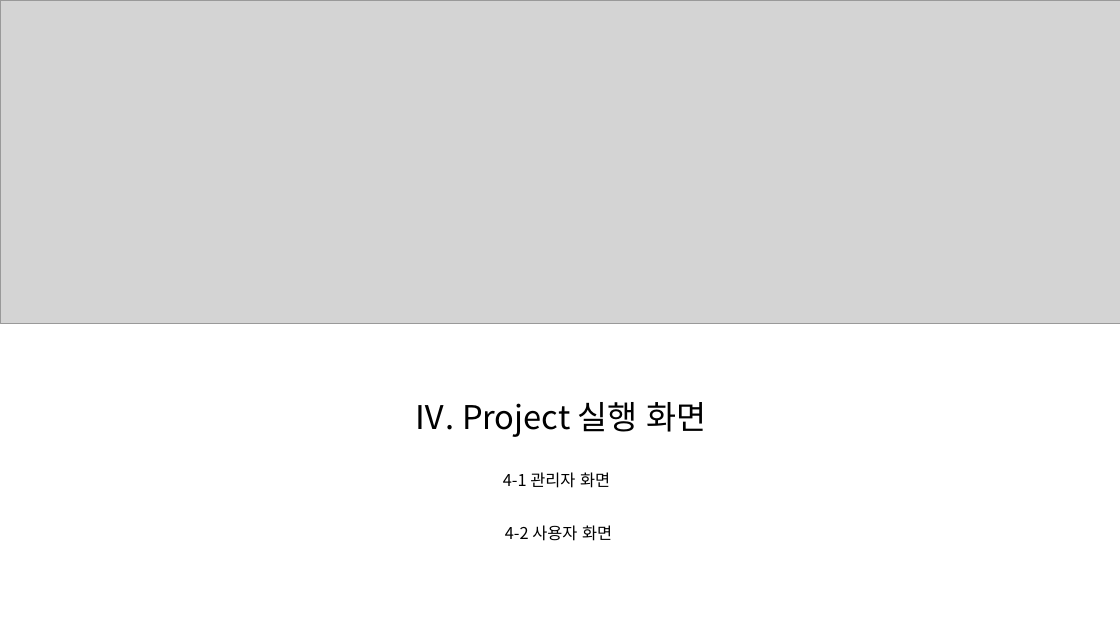
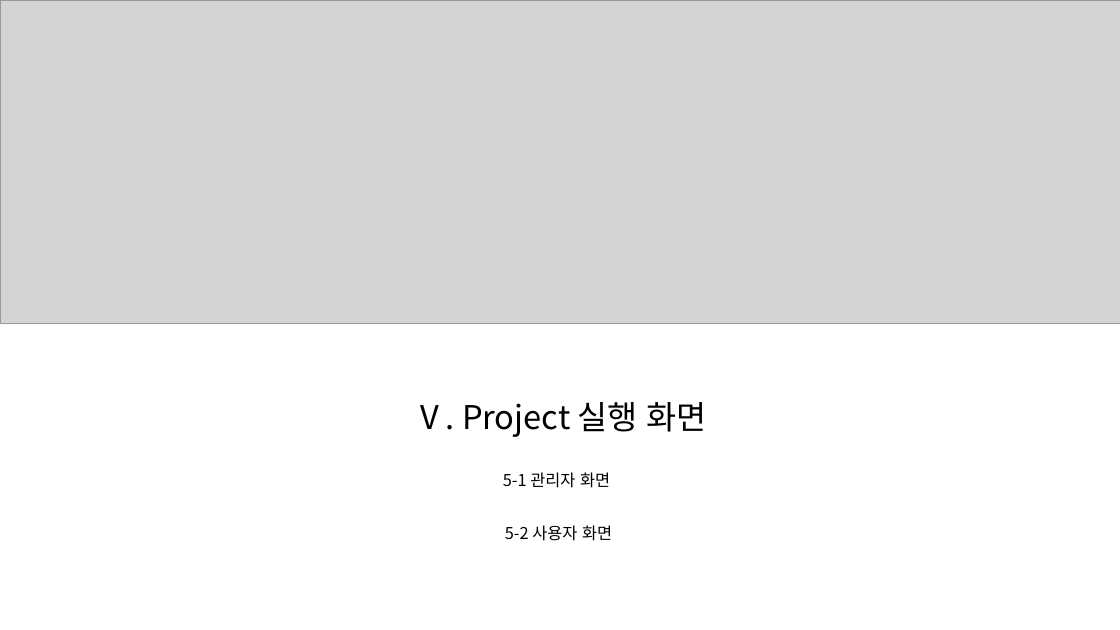
Before and after one commit to hakGuenLee/TeamProject, a slide deck: slide 11 of 문서모음/MiniMall Portfolio.pptx. Drawn at 1120x630 pixels with LibreOffice and Linux fonts; fonts in the diff are those of the drawing; grey boxes stand for pictures. Boxes give left, top, right and bottom in pixels: in the first picture for what was removed or moved away, otherwise in the second. Text is boxed around its words. In the diff, an @@ line names an element or a change of style, - is before the commit and + after.

```diff
--- a/문서모음/MiniMall Portfolio.pptx
+++ b/문서모음/MiniMall Portfolio.pptx
@@ text at bbox=[413, 402, 707, 437]: text changed @@
-Ⅳ. Project 실행 화면
+Ⅴ. Project 실행 화면
@@ text at bbox=[503, 472, 610, 488]: text changed @@
-4-1 관리자 화면
+5-1 관리자 화면
@@ text at bbox=[505, 525, 612, 541]: text changed @@
-4-2 사용자 화면
+5-2 사용자 화면
```
Also in this commit, not shown: 9 other slides changed, 3 slides added, 1 slide removed, 1 other file.
